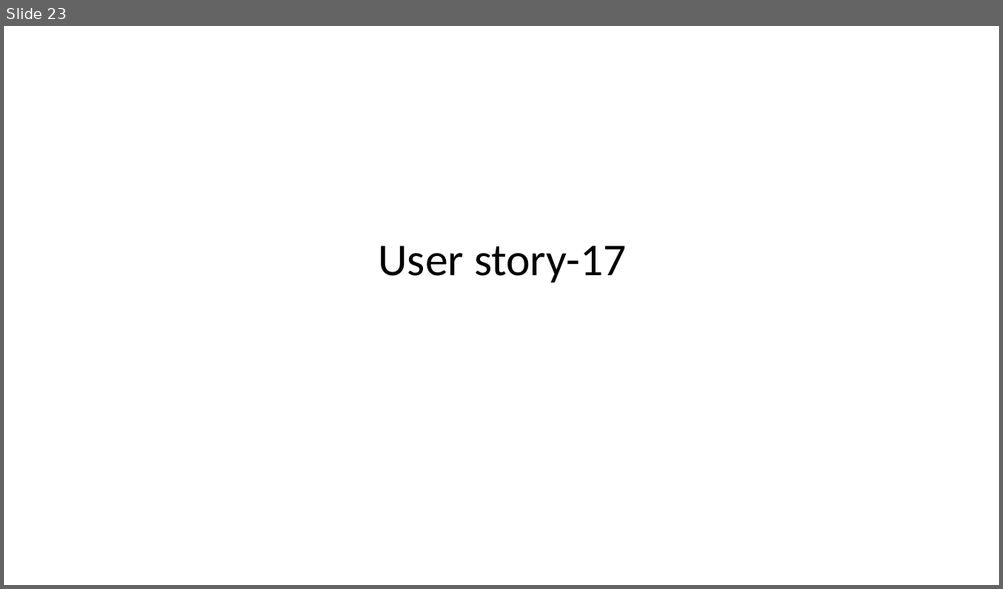
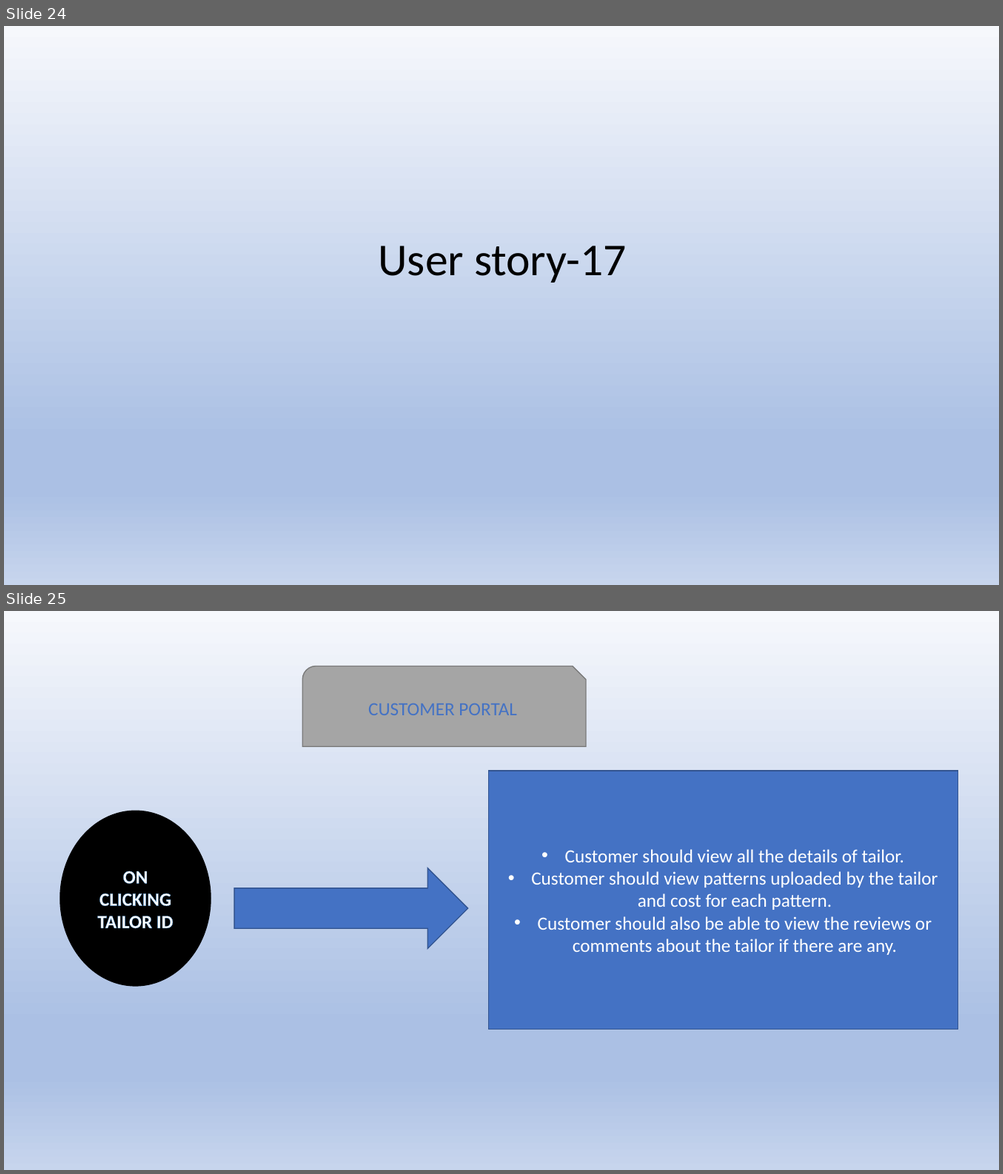
Before and after one commit to revati1628/Tailoring-store, a slide deck: Online Tailoring Store.pptx. Shown one above the other, each under a label of ours: slide 23 before the commit, slides 24 and 25 after it. The pictures are 1003x589 and 1003x1174 pixels, drawn with LibreOffice and Linux fonts; fonts in the diff are those of the drawing. Boxes give left, top, right and bottom in pixels: in the first picture for what was removed or moved away, otherwise in the second. Text is boxed around its words. In the diff, an @@ line names an element or a change of style, - is before the commit and + after.

```diff
--- a/Online Tailoring Store.pptx
+++ b/Online Tailoring Store.pptx
@@ slide 25 added at (4, 611, 999, 1170), background gradient #F6F8FC to #ABC0E4 to #C7D5ED @@
@@ snip round rect added at (302, 667, 586, 747), fill #A5A5A5, outline #7A7A7A 1 pt, 18 pt, text #4472C4 @@
+CUSTOMER PORTAL
@@ rectangle added at (488, 771, 958, 1029), fill #4472C4, outline #325491 1 pt, 18 pt, text #FFFFFF @@
+• Customer should view all the details of tailor.
+• Customer should view patterns uploaded by the tailor and cost for each pattern.
+• Customer should also be able to view the reviews or comments about the tailor if there are any.
@@ ellipse added at (60, 811, 210, 986), fill #000000, outline #000000 1 pt, 18 pt, text #FFFFFF, bold @@
+ON CLICKING TAILOR ID
@@ right arrow added at (235, 869, 468, 949), fill #4472C4, outline #325491 1 pt @@
@@ what was slide 23 is now slide 24 @@
@@ slide 24 changed as well @@
@@ background #FFFFFF to gradient #F6F8FC to #ABC0E4 to #C7D5ED @@
```
Also in this commit, not shown: 26 other slides changed, 11 other slides added, 2 slides removed.
